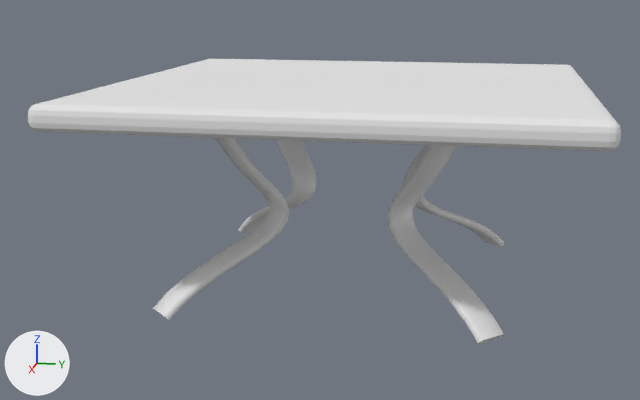
The Blender file Assets/Custom Models/game table.blend: old version first, new version second.
Before and after are seen from a 50 mm lens placed at (9.4, 1.36, 3.81), pointed at (1.1, -0.3, 1.74). The axes (+X, +Y, +Z) are drawn at lower left. The lights are the same throughout.

Objects in the first picture: 'BezierCurve', 'BezierCurve.001', 'Cube'.
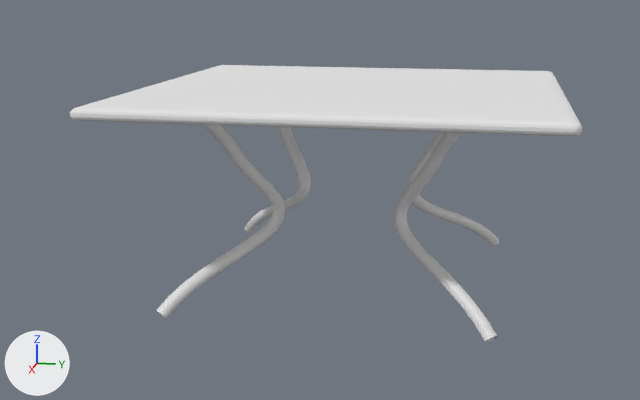
Patch to the scene script:
```diff
--- a/Assets/Custom Models/game table.blend.py
+++ b/Assets/Custom Models/game table.blend.py
@@ cu_beziercurve @@
 cu_beziercurve.bevel_resolution = 0
-cu_beziercurve.extrude = 0.111
-cu_beziercurve.bevel_depth = 0.041
+cu_beziercurve.extrude = 0.021
+cu_beziercurve.bevel_depth = 0.055
 cu_beziercurve.fill_mode = 'FULL'
@@ cu_beziercurve_001 @@
 cu_beziercurve_001.bevel_resolution = 0
-cu_beziercurve_001.extrude = 0.111
-cu_beziercurve_001.bevel_depth = 0.041
+cu_beziercurve_001.extrude = 0.021
+cu_beziercurve_001.bevel_depth = 0.055
 cu_beziercurve_001.fill_mode = 'FULL'
@@ ob_cube @@
 ob_cube = bpy.data.objects.new('Cube', me_cube)
-ob_cube.location = (1.0, 0.0, 0.7)
-ob_cube.scale = (2.2, 2.2, 2.2)
+ob_cube.location = (1.0, 0.0, 1.788)
+ob_cube.scale = (1.96, 1.96, 1.06)
```

Changed parts and their boxes [x1, y1, x2, y2] in the pictures (640 x 400 px):
'Cube', moved, rescaled (14% narrower, 23% shorter)
    before: [28, 59, 621, 151]
    after: [70, 65, 582, 136]
'BezierCurve', reshaped (9% narrower)
    before: [387, 145, 504, 344]
    after: [393, 132, 499, 342]
'BezierCurve.001', reshaped (6% taller)
    before: [153, 138, 317, 320]
    after: [156, 125, 311, 318]
